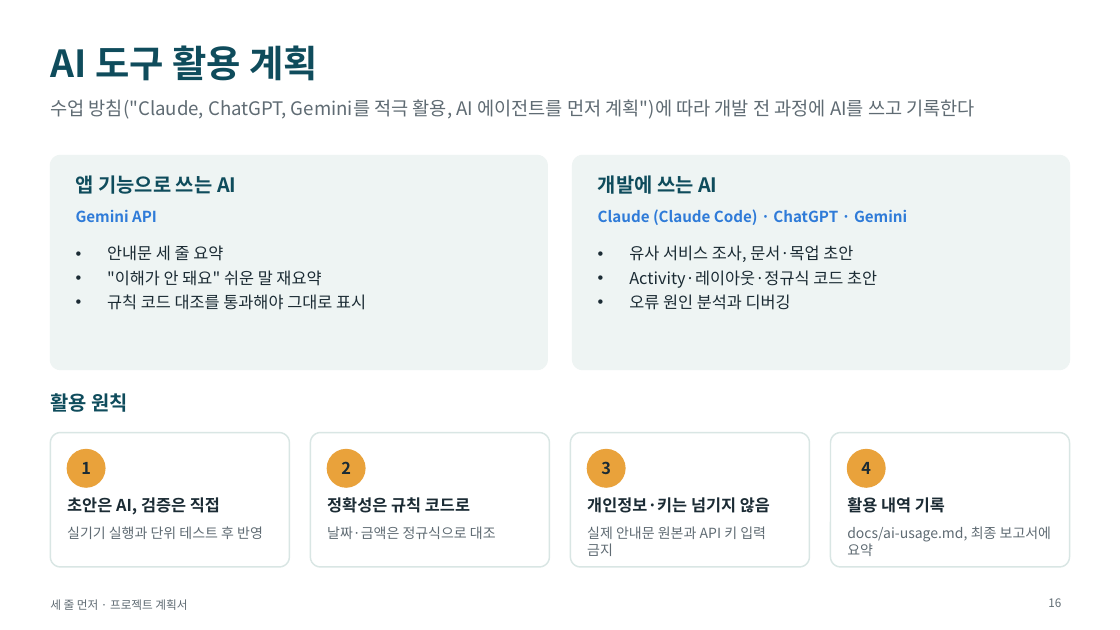
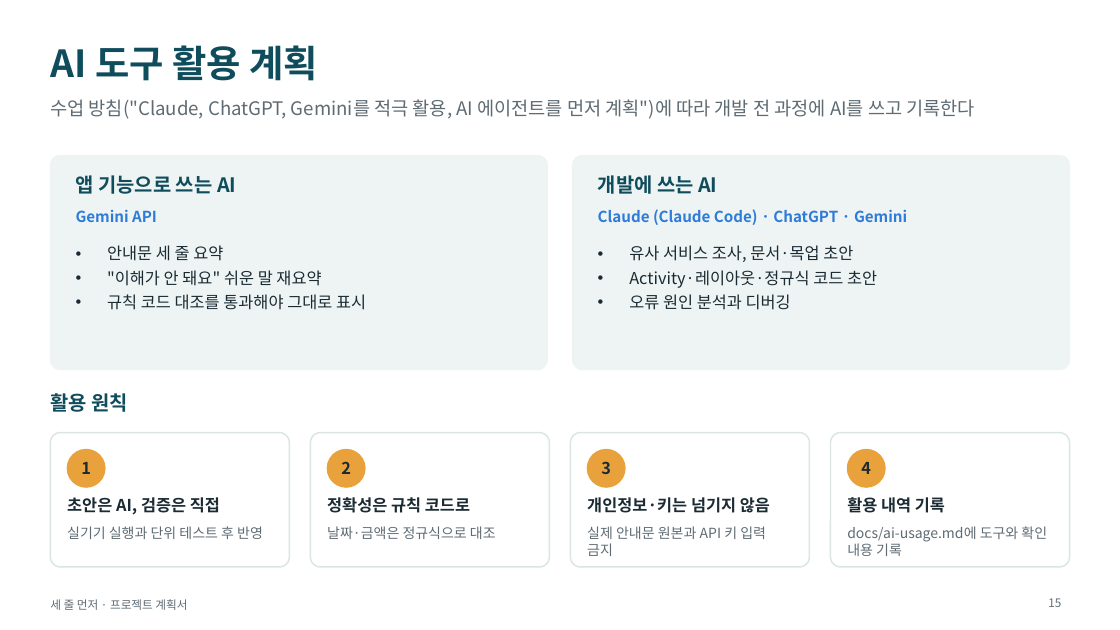
Before and after one commit to KMS3735/three-lines-first, a slide deck: slide 15 of docs/project-plan.pptx (slide 16 before the commit). Drawn at 1120x630 pixels with LibreOffice and Linux fonts; fonts in the diff are those of the drawing. Boxes give left, top, right and bottom in pixels: in the first picture for what was removed or moved away, otherwise in the second. Text is boxed around its words. In the diff, an @@ line names an element or a change of style, - is before the commit and + after.

Commit message:
계획서에서 일정·미팅·진행 보고 내용 제외, README 기술 스택 정리
- 계획서 PPT에서 일정·마일스톤 슬라이드 삭제, GitHub 관리 슬라이드를 저장소·커밋 규칙 중심으로 변경
- 프로젝트 관리 계획에서 일정, 마일스톤, 진행 보고, 최종 제출 항목 삭제
- README 기술 스택을 배지와 분야별 표로 정리

```diff
--- a/docs/project-plan.pptx
+++ b/docs/project-plan.pptx
@@ text at [847,526,1047,556]: text changed @@
-docs/ai-usage.md, 최종 보고서에 요약
+docs/ai-usage.md에 도구와 확인 내용 기록
```
Also in this commit, not shown: 1 other slide changed, 1 slide removed, 4 other files.
